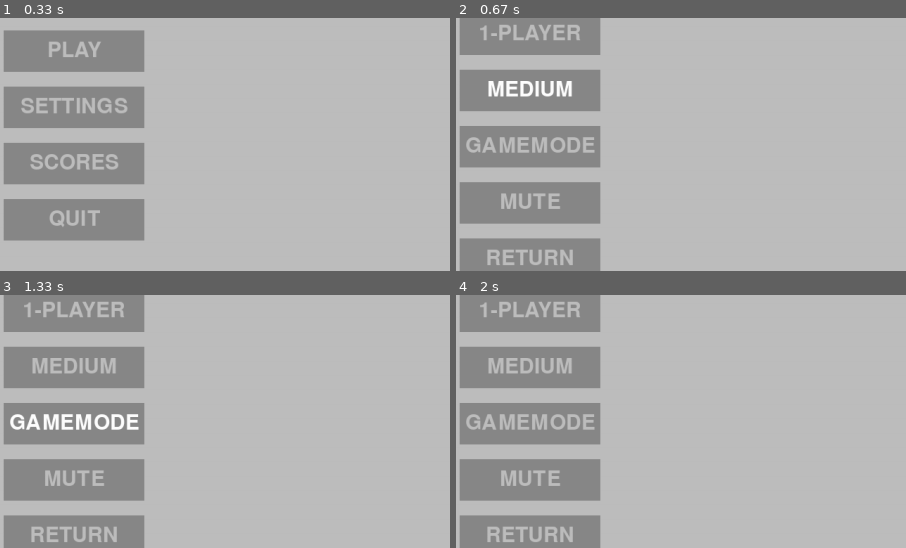
Above: before the commit, frames 1-4 (two rows, left to right).
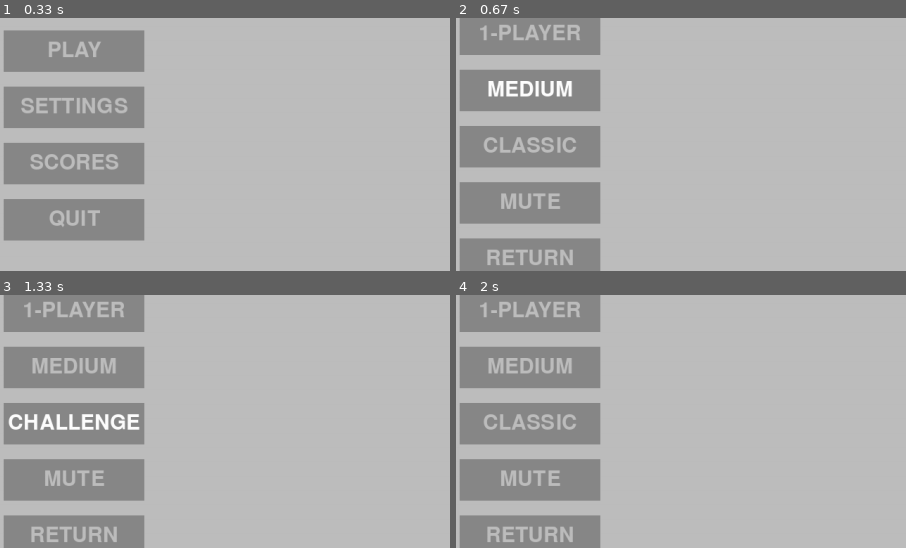
Above: after the commit, the same moments.

Repository: EricNohara/PyGame-Circumventor
Game: pygame game, started from main.py
The game is run twice, just before and just after one commit, with the same random seed, the same clock (stepped at 60 frames per second) and the same inputs.
Inputs (mouse positions are % of the whole screen's width and height, from its top left):
- Up to frame 1 (0.33 s): no input
- Up to frame 2 (0.67 s): click (50, 50) at 0.38 s
- Up to frame 3 (1.33 s): click (50, 57) at 0.72 s; click (50, 58) at 1.05 s, where only the run after the commit has a clickable "COLLECT"
- Up to frame 4 (2 s): click (50, 58) at 1.38 s, where only the run after the commit has a clickable "CHALLENGE"; click (52, 16) at 1.72 s
The pictures show only the part of the screen within x 42-92%, y 32-82%; the shares and areas given below are measured in that part.

Frame 1 is identical in both runs. In frame 2, 0.9% of the frame differs, in the area x 2-31%, y 47-54%; in frame 3, 0.9%, in the area x 1-32%, y 47-54%; in frame 4, 0.9%.

Commit message:
added gamemodes buttons to change the modes in the settings menu

Diff:
--- a/main.py
+++ b/main.py
@@ -20,6 +20,7 @@
 SCORES = [0,0,0,0,0]
 MUTED = False
 DIFFICULTY_SETTING = "Medium"
+GAMEMODE = "Classic"
 
 # For 2 player mode
 NUM_PLAYERS = "1-Player"
@@ -232,7 +233,7 @@
         clock.tick(60)
 
 def settings(return_menu_type):
-    global MUTED, DIFFICULTY_SETTING, NUM_PLAYERS
+    global MUTED, DIFFICULTY_SETTING, NUM_PLAYERS, GAMEMODE
     pg.display.set_caption("Settings")
     while True:
         screen.fill("grey")
@@ -268,6 +269,13 @@
                     PLAYER_NUM_BTN.update_text("1 VS 2")
                 else:
                     PLAYER_NUM_BTN.update_text("1-PLAYER")
+            elif btn == GAMEMODE_BTN:
+                if GAMEMODE == "Classic":
+                    GAMEMODE_BTN.update_text("CLASSIC")
+                elif GAMEMODE == "Collect":
+                    GAMEMODE_BTN.update_text("COLLECT")
+                else:
+                    GAMEMODE_BTN.update_text("CHALLENGE")
             btn.changeColor(MOUSE_POS)
             btn.update(screen)
 
@@ -298,6 +306,13 @@
                         MUTED = True
                     else:
                         MUTED = False
+                if GAMEMODE_BTN.checkForInput(MOUSE_POS):
+                    if GAMEMODE == "Classic":
+                        GAMEMODE = "Collect"
+                    elif GAMEMODE == "Collect":
+                        GAMEMODE = "Challenge"
+                    else:
+                        GAMEMODE = "Classic"
 
         pg.display.flip()
 
